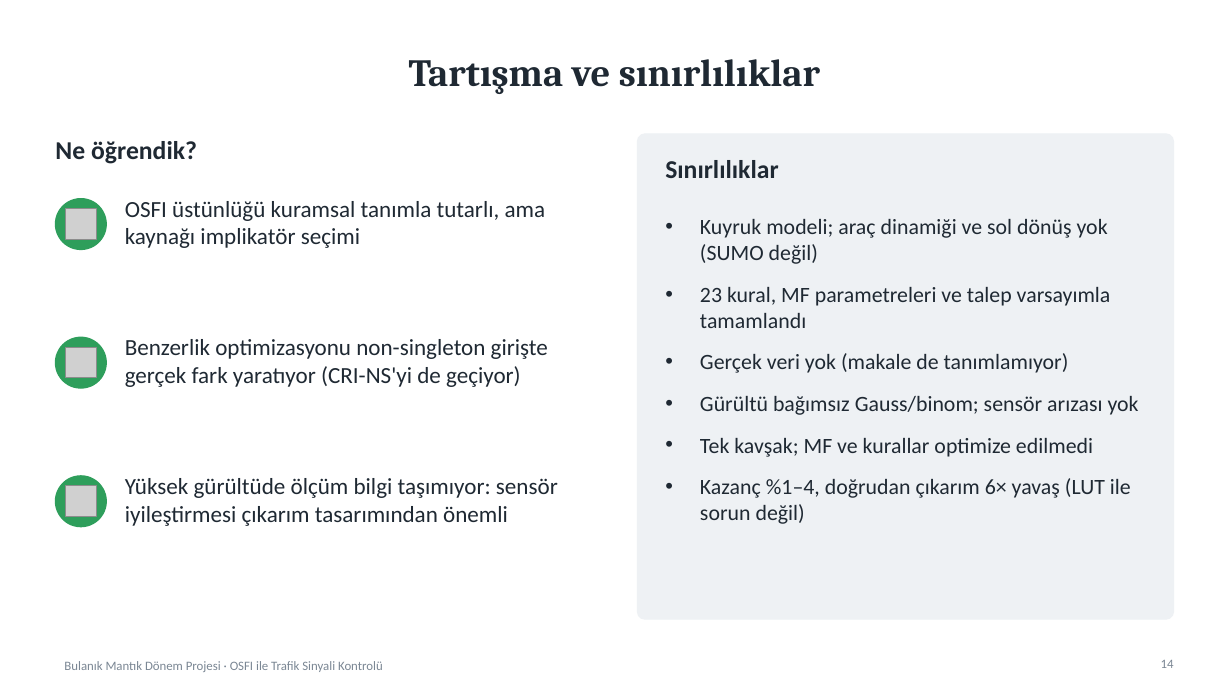
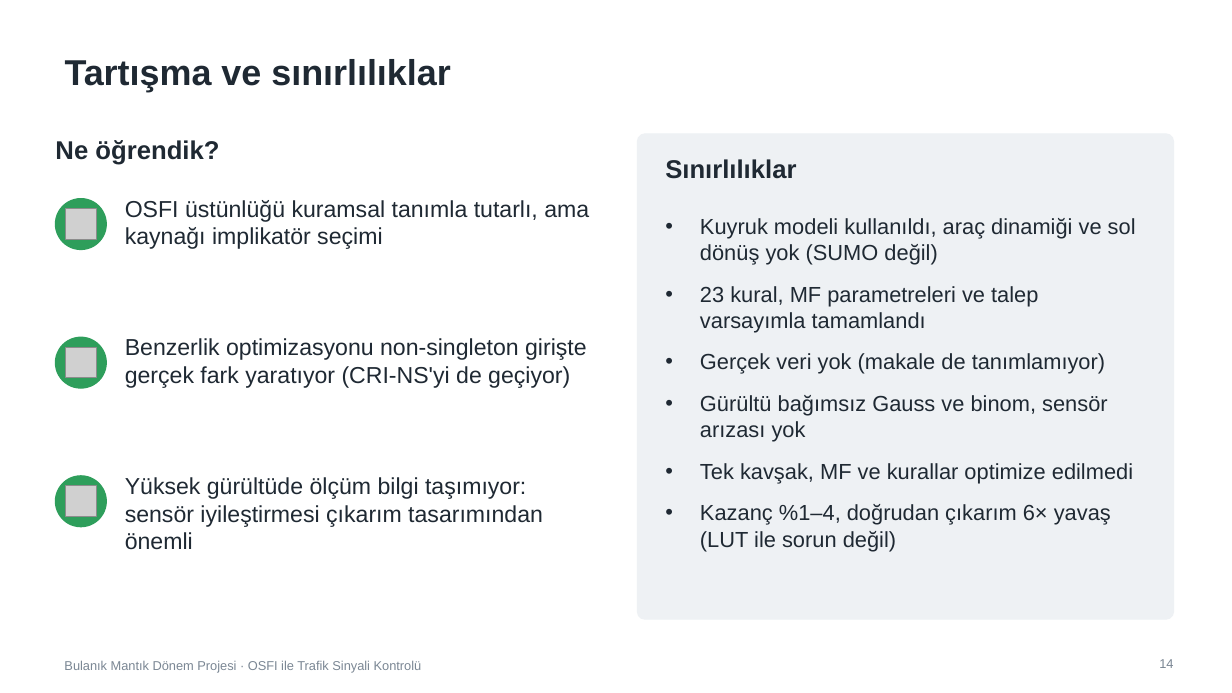
Before and after one commit to iscanliomerfaruk/osfi-traffic-signal-control, a slide deck: slide 14 of presentation/OSFI_Sunum.pptx. Drawn at 1232x693 pixels with LibreOffice and Linux fonts; fonts in the diff are those of the drawing; grey boxes stand for pictures. Boxes give left, top, right and bottom in pixels: in the first picture for what was removed or moved away, otherwise in the second. Text is boxed around its words. In the diff, an @@ line names an element or a change of style, - is before the commit and + after.

```diff
--- a/presentation/OSFI_Sunum.pptx
+++ b/presentation/OSFI_Sunum.pptx
@@ title "Tartışma ve sınırlılıklar" at [65, 59, 450, 92]: size 30 to 28 pt, font Cambria to Arial; alignment centre to left @@
@@ text at [700, 218, 1136, 265]: text changed; font Calibri to Arial @@
-• Kuyruk modeli; araç dinamiği ve sol dönüş yok (SUMO değil)
+• Kuyruk modeli kullanıldı, araç dinamiği ve sol dönüş yok (SUMO değil)
@@ text at [700, 286, 1111, 551]: font Calibri to Arial in "23 kural, MF parametreleri ve talep varsayımla ...", "Gerçek veri yok (makale de tanımlamıyor)", "Kazanç %1–4, doğrudan çıkarım 6× yavaş (LUT ..." @@
@@ text at [700, 395, 1133, 484]: text changed; font Calibri to Arial @@
-• Gürültü bağımsız Gauss/binom; sensör arızası yok
-• Tek kavşak; MF ve kurallar optimize edilmedi
+• Gürültü bağımsız Gauss ve binom, sensör arızası yok
+• Tek kavşak, MF ve kurallar optimize edilmedi
@@ font Calibri to Arial in 7 elements at [55, 140, 219, 165], [125, 200, 589, 249], [125, 338, 587, 388], [125, 477, 543, 550], [665, 159, 796, 179], [1159, 659, 1173, 668], [64, 660, 422, 673] @@
```
Also in this commit, not shown: 14 other slides changed, 1 other file.
